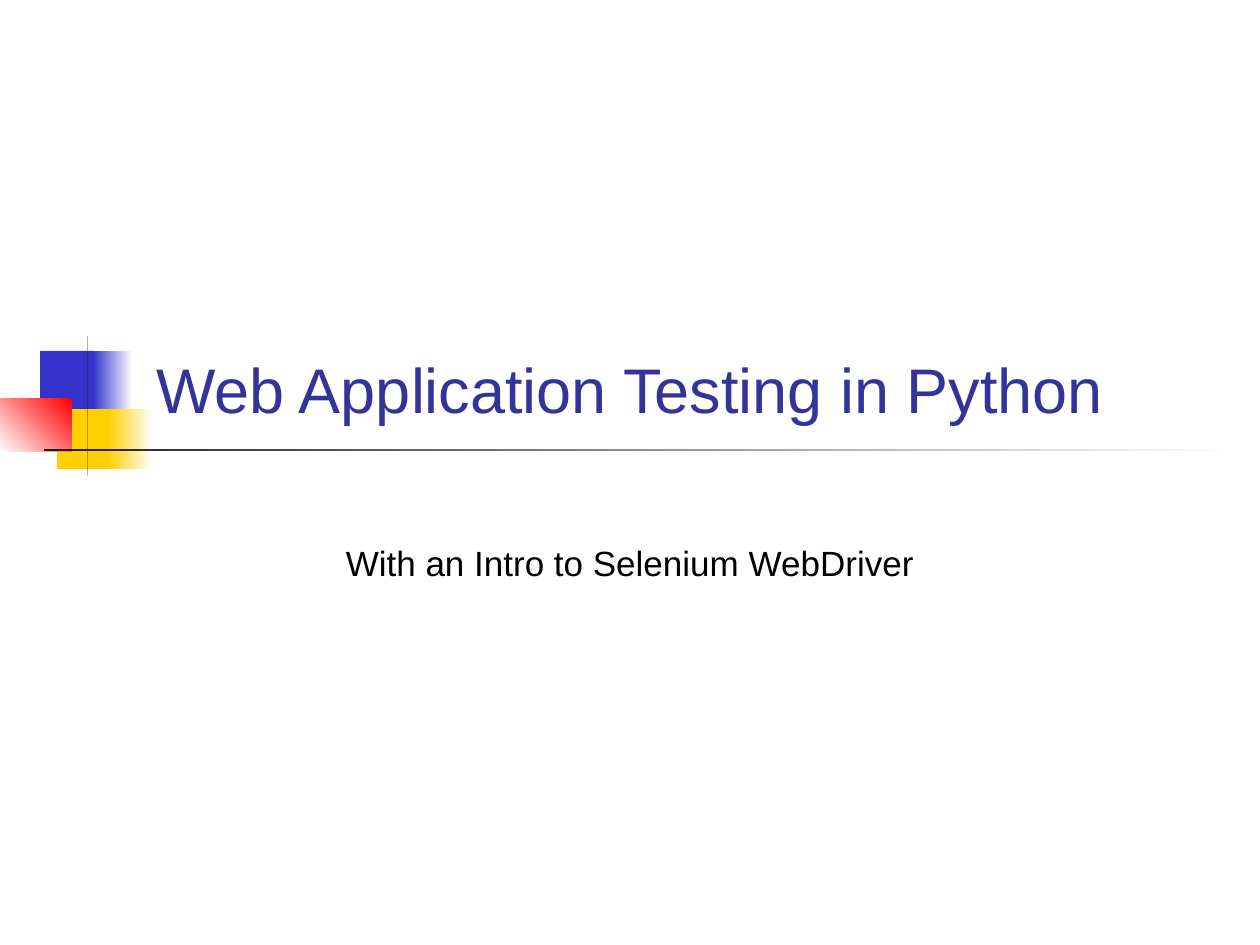
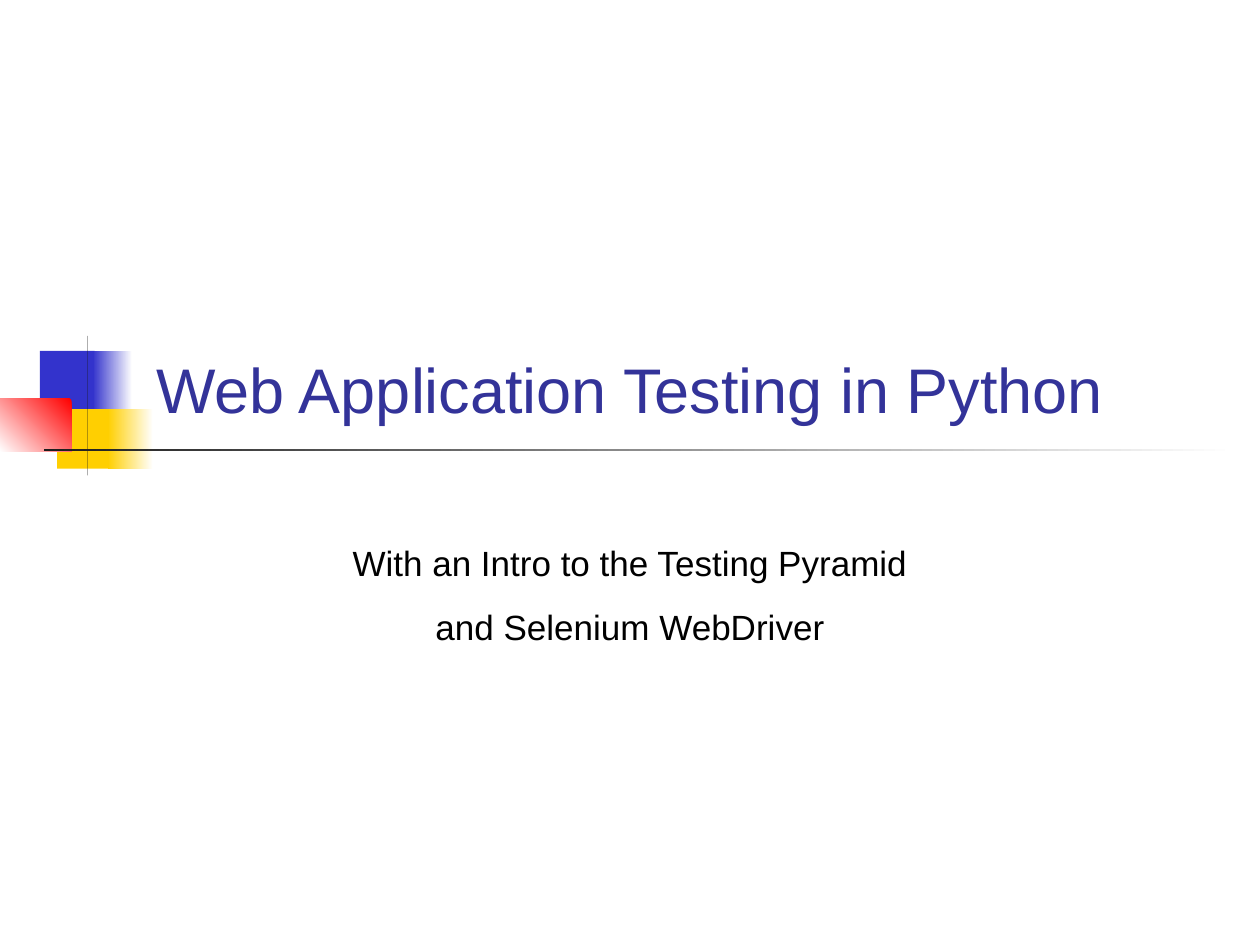
Before and after one commit to cpske/ISP, a slide deck: slide 1 of testing/WebTesting.ppt. Drawn at 1260x945 pixels with LibreOffice and Linux fonts; fonts in the diff are those of the drawing. Boxes give left, top, right and bottom in pixels: in the first picture for what was removed or moved away, otherwise in the second. Text is boxed around its words. In the diff, an @@ line names an element or a change of style, - is before the commit and + after.

Commit message:
Separate selenium practice into separate file

```diff
--- a/testing/WebTesting.ppt
+++ b/testing/WebTesting.ppt
@@ subtitle at (x1=353, y1=550, x2=906, y2=641): text changed @@
-With an Intro to Selenium WebDriver
+With an Intro to the Testing Pyramid
+and Selenium WebDriver
```
Also in this commit, not shown: 7 other slides changed, 3 slides added, 11 slides removed, 5 other files.
